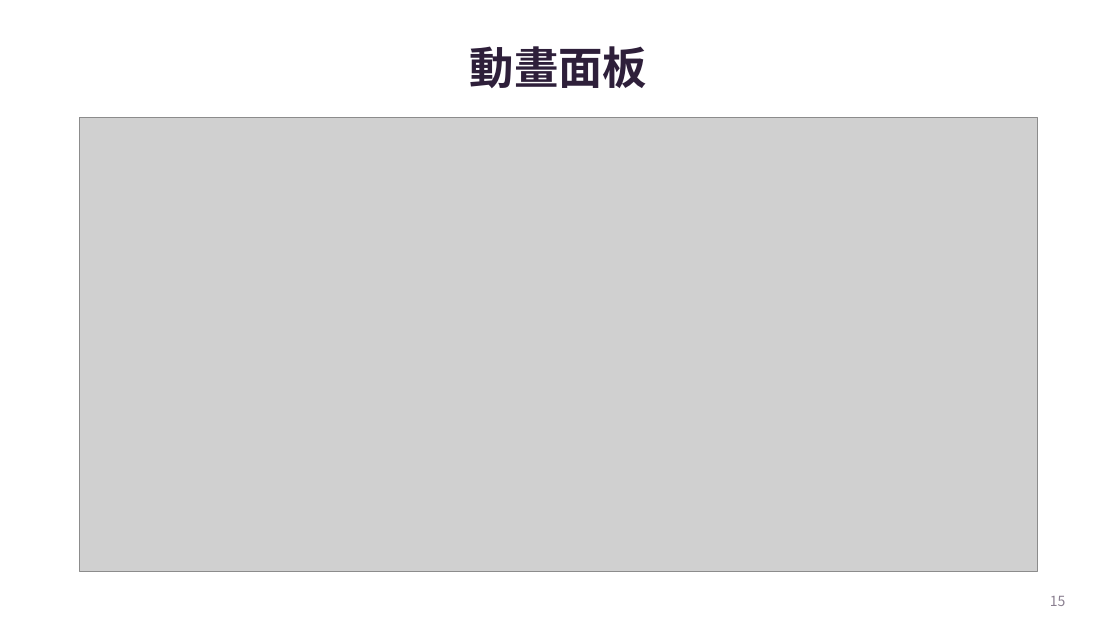
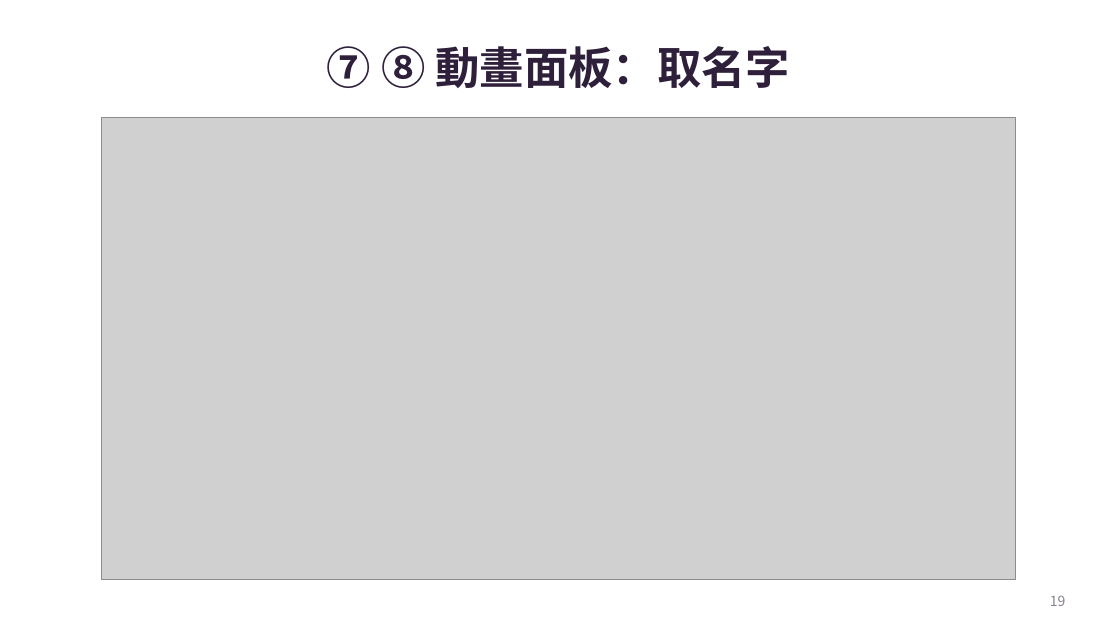
Before and after one commit to UJayJoAnDao/kid-game-course, a slide deck: slide 19 of 03-三國大亂鬥/課本/三國大亂鬥_中_我的武將動起來.pptx (slide 15 before the commit). Drawn at 1120x630 pixels with LibreOffice and Linux fonts; fonts in the diff are those of the drawing; grey boxes stand for pictures. Boxes give left, top, right and bottom in pixels: in the first picture for what was removed or moved away, otherwise in the second. Text is boxed around its words. In the diff, an @@ line names an element or a change of style, - is before the commit and + after.

```diff
--- a/03-三國大亂鬥/課本/三國大亂鬥_中_我的武將動起來.pptx
+++ b/03-三國大亂鬥/課本/三國大亂鬥_中_我的武將動起來.pptx
@@ title at (327,46,790,88): text changed @@
-動畫面板
+⑦ ⑧ 動畫面板：取名字
@@ picture: place and size @@
-picture at (80,118,1038,571)
+picture at (102,118,1016,580)
@@ page number at (1050,595,1066,606): text changed @@
-15
+19
```
Also in this commit, not shown: 4 other slides changed, 5 slides added, 5 other files.
